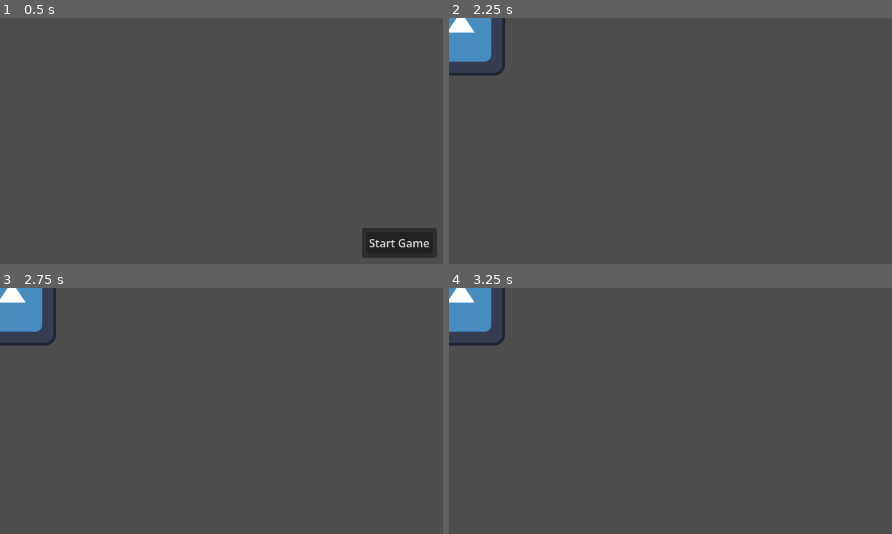
Above: before the commit, frames 1-4 (two rows, left to right).
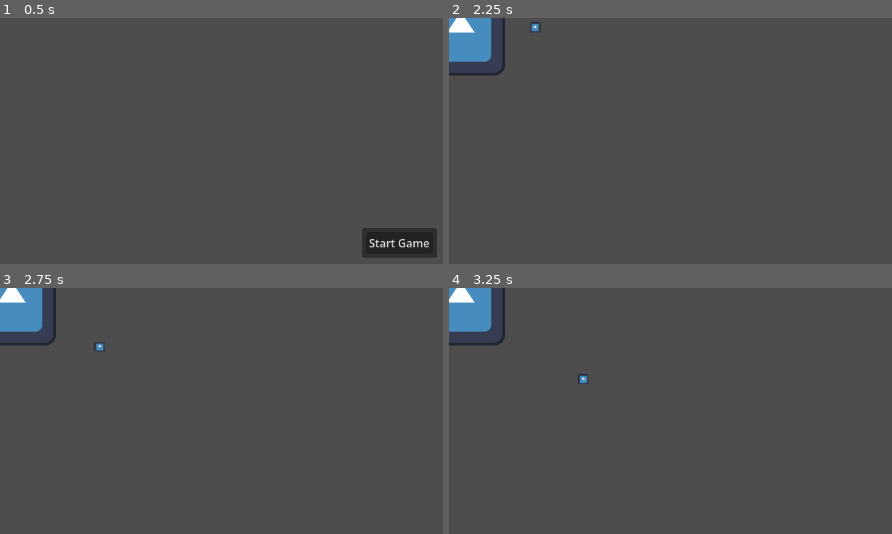
Above: after the commit, the same moments.

Repository: sparkworm/CookieJam
Game: Godot game, scene res://scenes/main.tscn
The game is run twice, just before and just after one commit, with the same random seed, the same clock (stepped at 60 frames per second) and the same inputs. The engine's default icon, where the game draws it, is replaced by a stand-in: a white triangle on a blue panel in a dark square.
Inputs:
- Up to frame 1 (0.5 s): no input
- Up to frame 2 (2.25 s): click "Start Game" at 0.5 s; tap Enter at 1.25 s; hold D (move_right, bound only after the commit) 1.28-2.03 s; tap Space at 2 s; hold S (move_down, bound only after the commit) from 2.03 s (still down)
- Up to frame 3 (2.75 s): keep holding S (move_down, bound only after the commit)
- Up to frame 4 (3.25 s): tap Enter at 2.75 s; release S (move_down, bound only after the commit) at 2.78 s; hold D (move_right, bound only after the commit) from 2.78 s (still down)

Frame 1 is identical in both runs. In frame 2, less than 0.1% of the frame differs, in the area x 18-21%, y 1-6%; in frame 3, less than 0.1%; in frame 4, less than 0.1%.

Commit message:
Added basic player movement.

Diff:
--- a/project.godot
+++ b/project.godot
@@ -28,6 +28,44 @@
 "res://textures/": "pink"
 }
 
+[input]
+
+move_right={
+"deadzone": 0.2,
+"events": [Object(InputEventKey,"resource_local_to_scene":false,"resource_name":"","device":-1,"window_id":0,"alt_pressed":false,"shift_pressed":false,"ctrl_pressed":false,"meta_pressed":false,"pressed":false,"keycode":0,"physical_keycode":68,"key_label":0,"unicode":100,"location":0,"echo":false,"script":null)
+]
+}
+move_up={
+"deadzone": 0.2,
+"events": [Object(InputEventKey,"resource_local_to_scene":false,"resource_name":"","device":-1,"window_id":0,"alt_pressed":false,"shift_pressed":false,"ctrl_pressed":false,"meta_pressed":false,"pressed":false,"keycode":0,"physical_keycode":87,"key_label":0,"unicode":119,"location":0,"echo":false,"script":null)
+]
+}
+move_left={
+"deadzone": 0.2,
+"events": [Object(InputEventKey,"resource_local_to_scene":false,"resource_name":"","device":-1,"window_id":0,"alt_pressed":false,"shift_pressed":false,"ctrl_pressed":false,"meta_pressed":false,"pressed":false,"keycode":0,"physical_keycode":65,"key_label":0,"unicode":97,"location":0,"echo":false,"script":null)
+]
+}
+move_down={
+"deadzone": 0.2,
+"events": [Object(InputEventKey,"resource_local_to_scene":false,"resource_name":"","device":-1,"window_id":0,"alt_pressed":false,"shift_pressed":false,"ctrl_pressed":false,"meta_pressed":false,"pressed":false,"keycode":0,"physical_keycode":83,"key_label":0,"unicode":115,"location":0,"echo":false,"script":null)
+]
+}
+fire_weapon={
+"deadzone": 0.2,
+"events": [Object(InputEventMouseButton,"resource_local_to_scene":false,"resource_name":"","device":-1,"window_id":0,"alt_pressed":false,"shift_pressed":false,"ctrl_pressed":false,"meta_pressed":false,"button_mask":1,"position":Vector2(441, 24),"global_position":Vector2(450, 72),"factor":1.0,"button_index":1,"canceled":false,"pressed":true,"double_click":false,"script":null)
+]
+}
+reload={
+"deadzone": 0.2,
+"events": [Object(InputEventKey,"resource_local_to_scene":false,"resource_name":"","device":-1,"window_id":0,"alt_pressed":false,"shift_pressed":false,"ctrl_pressed":false,"meta_pressed":false,"pressed":false,"keycode":0,"physical_keycode":82,"key_label":0,"unicode":114,"location":0,"echo":false,"script":null)
+]
+}
+switch_weapon={
+"deadzone": 0.2,
+"events": [Object(InputEventMouseButton,"resource_local_to_scene":false,"resource_name":"","device":-1,"window_id":0,"alt_pressed":false,"shift_pressed":false,"ctrl_pressed":false,"meta_pressed":false,"button_mask":2,"position":Vector2(193, 12),"global_position":Vector2(202, 60),"factor":1.0,"button_index":2,"canceled":false,"pressed":true,"double_click":false,"script":null)
+]
+}
+
 [physics]
 
 3d/physics_engine="Jolt Physics"
--- /dev/null
+++ b/scenes/characters/player.gd
@@ -0,0 +1,15 @@
+class_name Player
+extends CharacterBody2D
+
+@onready var velocity_component: VelocityComponent = $VelocityComponent
+
+func _physics_process(delta: float) -> void:
+	var move_dir: Vector2 = Input.get_vector("move_left", "move_right", "move_up", "move_down")
+	if move_dir != Vector2.ZERO:
+		velocity_component.accelerate(delta, move_dir)
+	else:
+		velocity_component.resolve_decel(delta)
+	velocity = velocity_component.velocity
+	move_and_slide()
+	# potentially reduce velocity component's velocity if we hit a wall
+	velocity_component.velocity = velocity
--- /dev/null
+++ b/scenes/characters/player.tscn
@@ -0,0 +1,23 @@
+[gd_scene format=3 uid="uid://bmx4qtte4b7p4"]
+
+[ext_resource type="Script" uid="uid://d1lgpeydnscc0" path="res://scenes/characters/player.gd" id="1_rp718"]
+[ext_resource type="PackedScene" uid="uid://dqmunjlmebvy8" path="res://scenes/components/velocity_component.tscn" id="2_76oj4"]
+[ext_resource type="Texture2D" uid="uid://bvotaivtxlkhn" path="res://textures/icon.svg" id="3_dyp2m"]
+
+[sub_resource type="CircleShape2D" id="CircleShape2D_yewv4"]
+
+[node name="Player" type="CharacterBody2D" unique_id=1046586076]
+motion_mode = 1
+script = ExtResource("1_rp718")
+
+[node name="MoveCollision" type="CollisionShape2D" parent="." unique_id=713654831]
+shape = SubResource("CircleShape2D_yewv4")
+
+[node name="VelocityComponent" parent="." unique_id=968672500 instance=ExtResource("2_76oj4")]
+max_speed = 150.0
+accel = 750.0
+decel = 400.0
+
+[node name="Icon" type="Sprite2D" parent="." unique_id=978323355]
+scale = Vector2(0.115, 0.115)
+texture = ExtResource("3_dyp2m")
--- a/scenes/levels/test_level.tscn
+++ b/scenes/levels/test_level.tscn
@@ -1,9 +1,12 @@
 [gd_scene format=3 uid="uid://bfafu0m38vteu"]
 
 [ext_resource type="Texture2D" uid="uid://bvotaivtxlkhn" path="res://textures/icon.svg" id="1_jbqir"]
+[ext_resource type="PackedScene" uid="uid://bmx4qtte4b7p4" path="res://scenes/characters/player.tscn" id="2_yautc"]
 
 [node name="TestLevel" type="Node2D" unique_id=273580719]
 
 [node name="Icon" type="Sprite2D" parent="." unique_id=476593575]
 position = Vector2(17, 19)
 texture = ExtResource("1_jbqir")
+
+[node name="Player" parent="." unique_id=1046586076 instance=ExtResource("2_yautc")]
Not shown, added: scenes/characters/player.gd.uid
